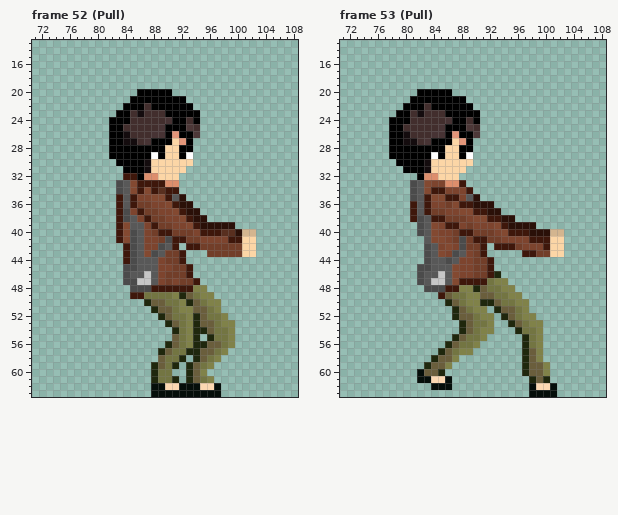
A pixel-art file gets an edit: Assets/Aseprite/Main_Character_Animation.ase. The picture above is the old version.
192x64 pixels, 71 frames. Colours within 5 levels of each other are drawn and written as one. Shown: frame 52 (Pull): x 71..108, y 13..63; frame 53 (Pull): x 71..108, y 13..63. The old version is drawn lined up with the new one. The commit also changed other frames, which this record leaves out.
The same view after the edit:
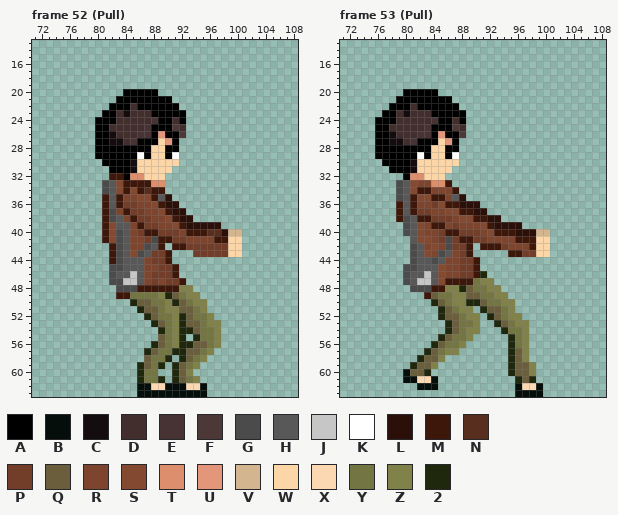
Palette (. is transparent): A #000000  B #050e0a  C #140c0e  D #422e2d  E #473334  F #4d3838  G #4b4b4b  H #585858  J #c6c6c6  K #ffffff  L #2a1008  M #3e170b  N #582f1f  P #723e29  Q #6a5e3c  R #7d442e  S #834931  T #dd8e6c  U #e3967a  V #d3b58f  W #fcd6a6  X #fbd8b2  Y #737542  Z #808249  2 #1f270d
From old to new:
whole drawing moved by -5,+0 (the old picture is shown already moved)
--- frame 52 (Pull)
@@ x 71..108 @@
 19 ......................................
-20 ...............AAAAA..................
-21 ..............AAAAAAAA................
-22 .............AAADAAAAAA...............
-23 ............AADCDDDAAAAA..............
-24 ...........AAADDDDDEAADA..............
-25 ...........AADDDDDEAAAFD..............
-26 ...........AACDDDEEAUAAF..............
-27 ...........AACCDEAAAWUA...............
-28 ...........AAAAAAAAWWAA...............
-29 ...........AAAAAAKAWWAK...............
-30 ............AAAACWWWWWW...............
-31 .............AAACWWWWW................
-32 .............MMATTWWW.................
-33 ............GHSMMMMTT.................
-34 ............GHSMSMNMM.................
-35 ............MHMRRSSMHL................
-36 ............MHMPPRRSMLL...............
-37 ............MGRMPPRRSMLL..............
-38 ............MGHRMPPRRSMLL.............
-39 ............MSHHRMPPRRSMLLLLL.........
-40 ............MSGHRPMMPPPRMMMNNLVV......
-41 ............MSGHRRPGMMPPRRRRMMWW......
-42 .............MGHRRGHM.MMPPPPPPWW......
-43 .............MGHSGHPPM...PPPPPWW......
-44 .............MGHHHRPPM................
-45 .............GGHHHRRPPM...............
-46 .............GHHJHRPPPM...............
-47 .............GGJJHRPRPPM..............
-48 ..............GGGMMMMMMZZ.............
-49 ..............MMYYYYZ2QYZZ............
-50 ................2QQYYZ2QYZZ...........
-51 .................2QQYZZQQYZ...........
-52 ..................2QYYZ2QYYZ..........
-53 ...................2QYZ2QQYZZ.........
-54 ....................2YZ22QYYZ.........
-55 ....................QYZ2.2YYZ.........
-56 ...................2QYZ22QQYZ.........
-57 ..................2QYY22QQYZ..........
-58 ..................QYY2.2QYZ...........
-59 .................2QY2.2QYZ............
-60 .................2YY..2QZ.............
-61 .................2YY2.2QYZ............
-62 .................BBXXBBBXXB...........
-63 .................BBBBBBBBBB...........
+20 .............AAAAA....................
+21 ............AAAAAAAA..................
+22 ...........AAADAAAAAA.................
+23 ..........AADCDDDAAAAA................
+24 .........AAADDDDDEAADA................
+25 .........AADDDDDEAAAFD................
+26 .........AACDDDEEAUAAF................
+27 .........AACCDEAAAWUA.................
+28 .........AAAAAAAAWWAA.................
+29 .........AAAAAAKAWWAK.................
+30 ..........AAAACWWWWWW.................
+31 ...........AAACWWWWW..................
+32 ...........MMATTWWW...................
+33 ..........GHSMMMMTT...................
+34 ..........GHSMSMNMM...................
+35 ..........MHMRRSSMHL..................
+36 ..........MHMPPRRSMLL.................
+37 ..........MGRMPPRRSMLL................
+38 ..........MGHRMPPRRSMLL...............
+39 ..........MSHHRMPPRRSMLLLLL...........
+40 ..........MSGHRPMMPPPRMMMNNLVV........
+41 ..........MSGHRRPGMMPPRRRRMMWW........
+42 ...........MGHRRGHM.MMPPPPPPWW........
+43 ...........MGHSGHPPM...PPPPPWW........
+44 ...........MGHHHRPPM..................
+45 ...........GGHHHRRPPM.................
+46 ...........GHHJHRPPPM.................
+47 ...........GGJJHRPRPPM................
+48 ............GGGMMMMMMZZ...............
+49 ............MMYYYYZ2QYZZ..............
+50 ..............2QQYYZ2QYZZ.............
+51 ...............2QQYZZQQYZ.............
+52 ................2QYYZ2QYYZ............
+53 .................2QYZ2QQYZZ...........
+54 ..................2YZ22QYYZ...........
+55 ..................QYZ2.2YYZ...........
+56 .................2QYZ22QQYZ...........
+57 ................2QYY22QQYZ............
+58 ................QYY2.2QYZ.............
+59 ...............2QY2.2QYZ..............
+60 ...............2YY..2QZ...............
+61 ...............2YY2.2QYZ..............
+62 ...............BBXXBBBXXB.............
+63 ...............BBBBBBBBBB.............
--- frame 53 (Pull)
@@ x 71..108 @@
 19 ......................................
-20 ...........AAAAA......................
-21 ..........AAAAAAAA....................
-22 .........AAADAAAAAA...................
-23 ........AADCDDDAAAAA..................
-24 .......AAADDDDDEAADA..................
-25 .......AADDDDDEAAAFD..................
-26 .......AACDDDEEAUAAF..................
-27 .......AACCDEAAAWUA...................
-28 .......AAAAAAAAWWAA...................
-29 .......AAAAAAKAWWAK...................
-30 ........AAAACWWWWWW...................
-31 .........AAACWWWWW....................
-32 ...........ATTWWW.....................
-33 ..........GHSRRTTM....................
-34 ..........GHSMMRRRM...................
-35 ..........GHMSSMMRHL..................
-36 ..........MHMRRPSMMLLL................
-37 ..........MHMPPRRSSMMLL...............
-38 ..........MGHMMPPPRSSMMLL.............
-39 ...........GHSRMMRPRRRSMLLLL..........
-40 ...........GHSRRPMMPPPRSMMMLLLVV......
-41 ............HSSRPGPMMPPRRRRMMMWW......
-42 ............GHRSRGPPM.MMMPRRRMWW......
-43 ............GHSRGHRPM.....MMPPWW......
-44 ............GHHGHRRPPM................
-45 ...........GGHHHSRRPPM................
-46 ...........GHHJHSRRPPM2...............
-47 ...........GHJJHSMMMMYZZ..............
-48 ............GGGMMZZ2QYYZZ.............
-49 ..............MQYYZZQQYYZZ............
-50 ...............2QYZZ22QYYZZ...........
-51 ................2QYZZ.2QQYZ...........
-52 ................2QQYZZ.2QYZZ..........
-53 .................2QYYZ..2QYZZ.........
-54 .................2QYZZ...2YYZ.........
-55 ................2QYYZ.....2YZ.........
-56 ...............2QYYZ......2YZ.........
-57 ..............2QYZZ.......2QZ.........
-58 .............2QQZ.........2QZ.........
-59 ............2QQZ..........2QQZ........
-60 ...........BQQ2...........2QQZ........
-61 ...........BBXXB...........2Q2........
-62 .............BBB...........BXXB.......
-63 ...........................BBBB.......
+20 .........AAAAA........................
+21 ........AAAAAAAA......................
+22 .......AAADAAAAAA.....................
+23 ......AADCDDDAAAAA....................
+24 .....AAADDDDDEAADA....................
+25 .....AADDDDDEAAAFD....................
+26 .....AACDDDEEAUAAF....................
+27 .....AACCDEAAAWUA.....................
+28 .....AAAAAAAAWWAA.....................
+29 .....AAAAAAKAWWAK.....................
+30 ......AAAACWWWWWW.....................
+31 .......AAACWWWWW......................
+32 .........ATTWWW.......................
+33 ........GHSRRTTM......................
+34 ........GHSMMRRRM.....................
+35 ........GHMSSMMRHL....................
+36 ........MHMRRPSMMLLL..................
+37 ........MHMPPRRSSMMLL.................
+38 ........MGHMMPPPRSSMMLL...............
+39 .........GHSRMMRPRRRSMLLLL............
+40 .........GHSRRPMMPPPRSMMMLLLVV........
+41 ..........HSSRPGPMMPPRRRRMMMWW........
+42 ..........GHRSRGPPM.MMMPRRRMWW........
+43 ..........GHSRGHRPM.....MMPPWW........
+44 ..........GHHGHRRPPM..................
+45 .........GGHHHSRRPPM..................
+46 .........GHHJHSRRPPM2.................
+47 .........GHJJHSMMMMYZZ................
+48 ..........GGGMMZZ2QYYZZ...............
+49 ............MQYYZZQQYYZZ..............
+50 .............2QYZZ22QYYZZ.............
+51 ..............2QYZZ.2QQYZ.............
+52 ..............2QQYZZ.2QYZZ............
+53 ...............2QYYZ..2QYZZ...........
+54 ...............2QYZZ...2YYZ...........
+55 ..............2QYYZ.....2YZ...........
+56 .............2QYYZ......2YZ...........
+57 ............2QYZZ.......2QZ...........
+58 ...........2QQZ.........2QZ...........
+59 ..........2QQZ..........2QQZ..........
+60 .........BQQ2...........2QQZ..........
+61 .........BBXXB...........2Q2..........
+62 ...........BBB...........BXXB.........
+63 .........................BBBB.........
